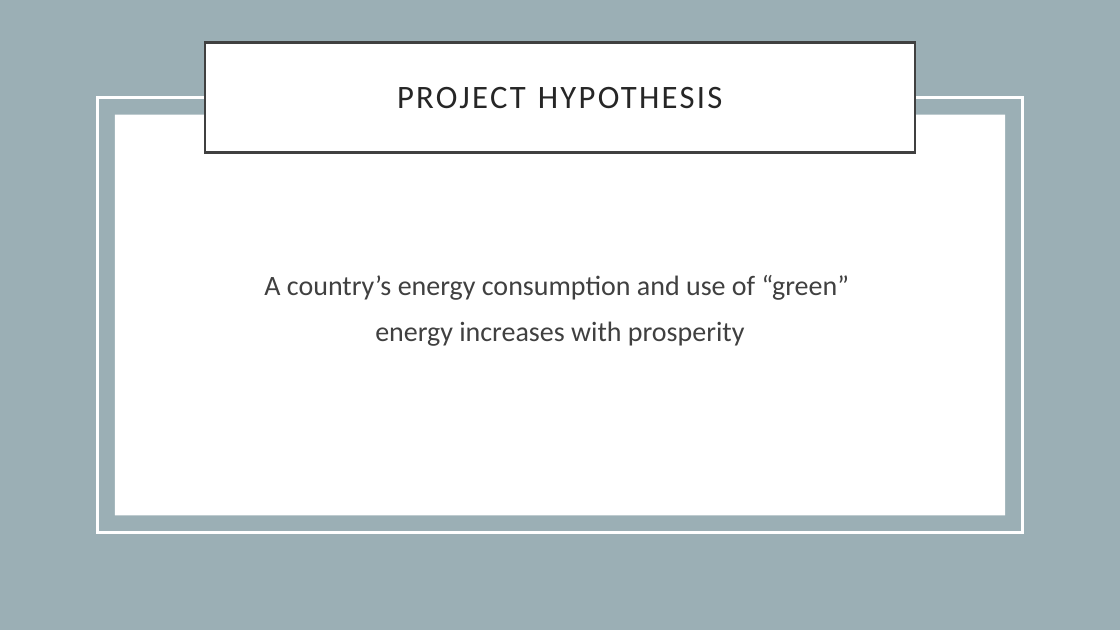
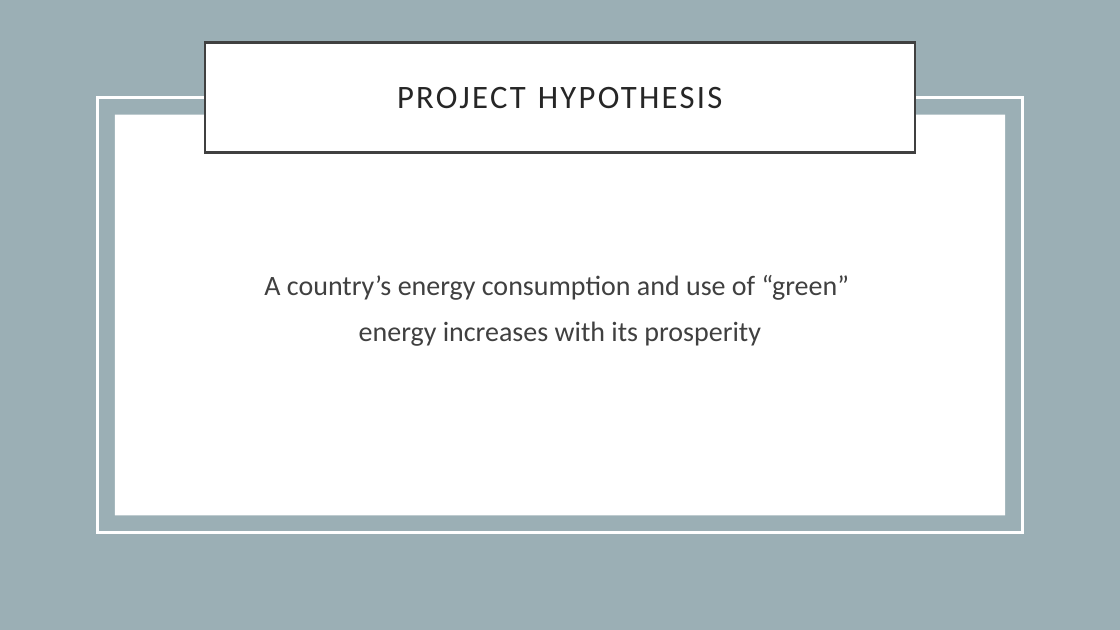
Before and after one commit to gabigham/dagger, a slide deck: slide 3 of Project 1.pptx. Drawn at 1120x630 pixels with LibreOffice and Linux fonts; fonts in the diff are those of the drawing. Boxes give left, top, right and bottom in pixels: in the first picture for what was removed or moved away, otherwise in the second. Text is boxed around its words. In the diff, an @@ line names an element or a change of style, - is before the commit and + after.

```diff
--- a/Project 1.pptx
+++ b/Project 1.pptx
@@ text at (359, 321, 761, 346): text changed @@
-energy increases with prosperity
+energy increases with its prosperity
```
Also in this commit, not shown: 4 other slides changed, 6 other files.
